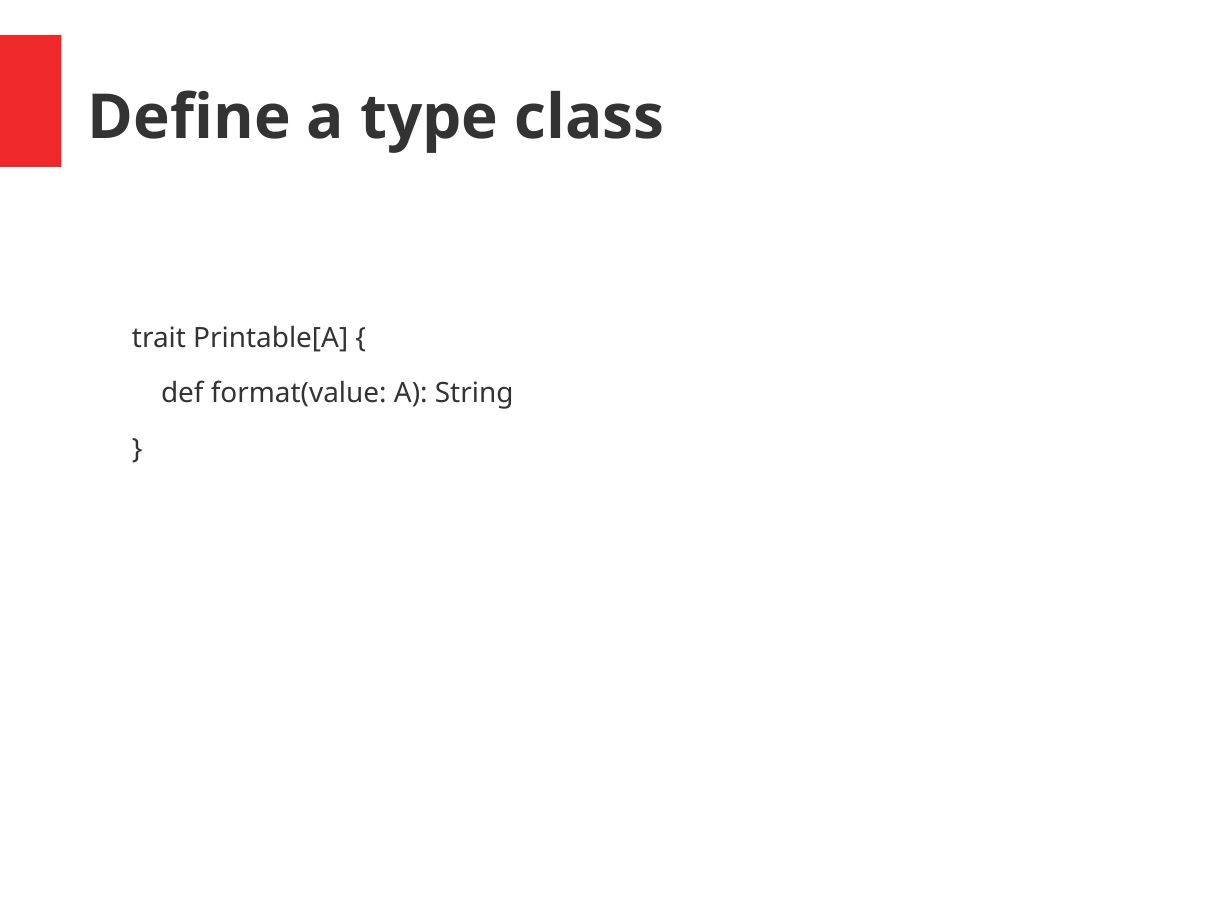
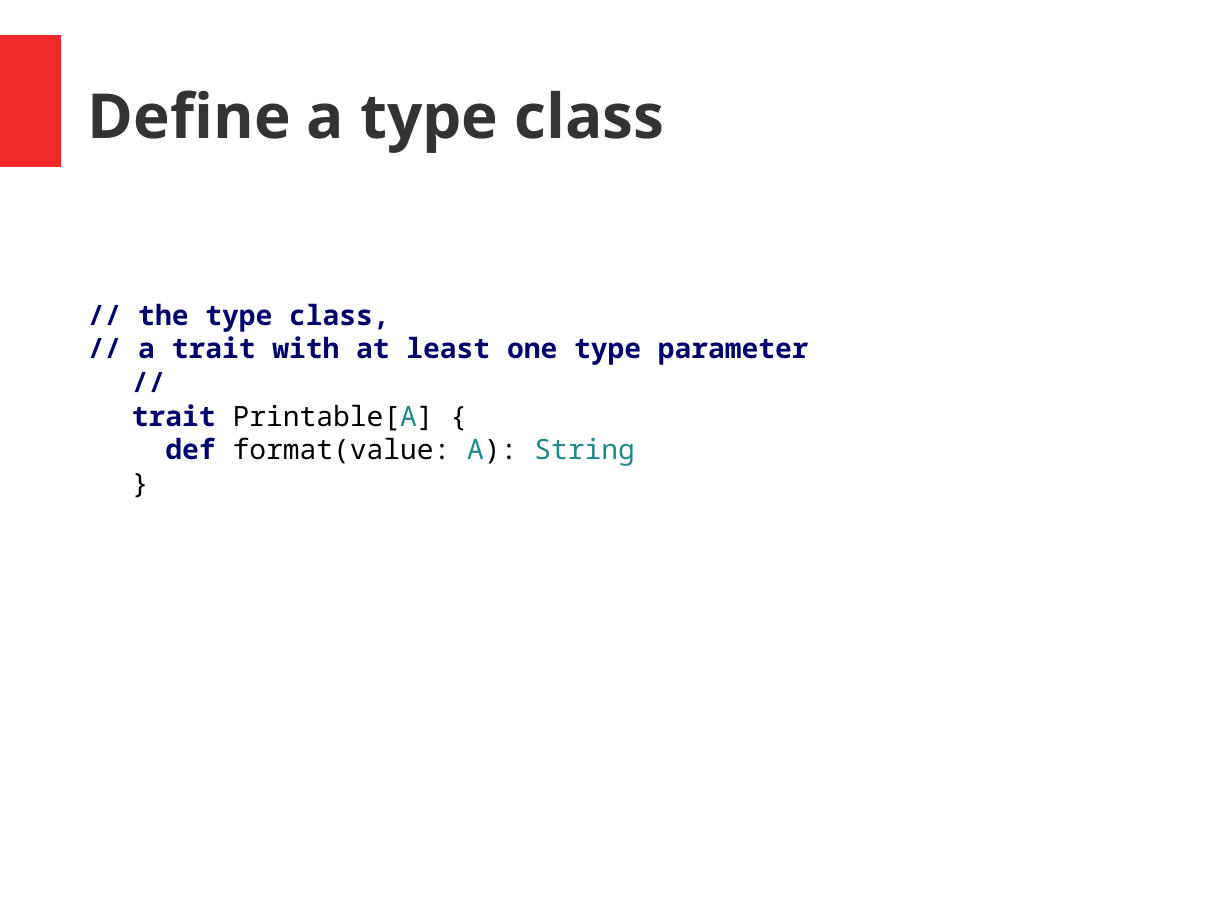
Before and after one commit to hermannhueck/typeclasses, a slide deck: slide 8 of Slides/TypeClasses.pptx (slide 6 before the commit). Drawn at 1232x924 pixels with LibreOffice and Linux fonts; fonts in the diff are those of the drawing. Boxes give left, top, right and bottom in pixels: in the first picture for what was removed or moved away, otherwise in the second. Text is boxed around its words. In the diff, an @@ line names an element or a change of style, - is before the commit and + after.

```diff
--- a/Slides/TypeClasses.pptx
+++ b/Slides/TypeClasses.pptx
@@ text at (x1=138, y1=303, x2=809, y2=365): paragraphs added @@
+// the type class,
+// a trait with at least one type parameter
+//
@@ text at (x1=132, y1=404, x2=635, y2=466): font Noto Sans to Noto Sans Mono in "trait Printable[A] {", "def format(value: A): String", "}"; text colour #333333 to #00006D, bold on in "trait", "def"; text colour #333333 to #000000 in "Printable[A] {", "format(value: A):", "}"; text colour #333333 to #1F888B in "Printable[A]", "A): String"; indent changed; less space between paragraphs @@
```
Also in this commit, not shown: 11 other slides changed, 2 slides added, 1 other file.
